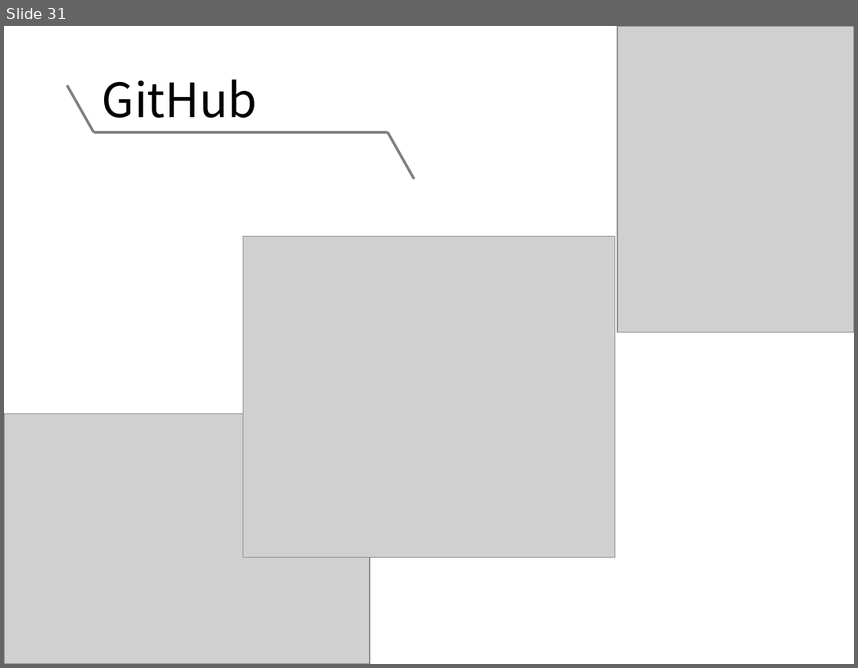
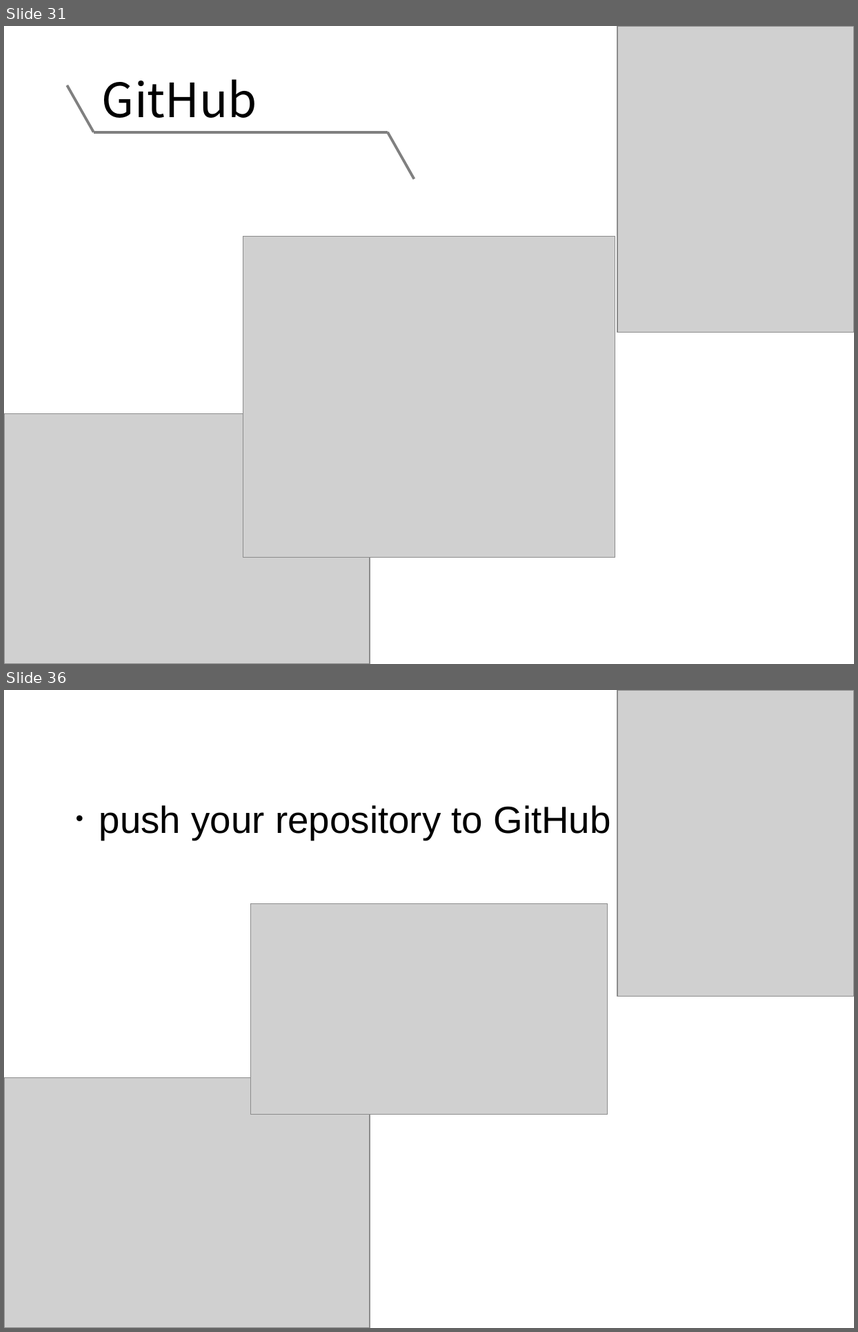
Before and after one commit to NCKU-BDA-2020/TA_Git_GitHub, a slide deck: TA_Class_III.pptx. Shown one above the other, each under a label of ours: slide 31 before the commit, slides 31 and 36 after it; the slides between them are not shown. The pictures are 858x668 and 858x1332 pixels, drawn with LibreOffice and Linux fonts; fonts in the diff are those of the drawing; grey boxes stand for pictures. Boxes give left, top, right and bottom in pixels: in the first picture for what was removed or moved away, otherwise in the second. Text is boxed around its words. In the diff, an @@ line names an element or a change of style, - is before the commit and + after.

```diff
--- a/TA_Class_III.pptx
+++ b/TA_Class_III.pptx
@@ slide 36 added at (4, 690, 854, 1328), background #FFFFFF @@
@@ picture added at (618, 690, 854, 996) @@
@@ text added at (61, 805, 611, 841), 32 pt, text #000000 @@
+．push your repository to GitHub
@@ picture added at (250, 903, 608, 1114) @@
@@ picture added at (4, 1078, 370, 1328) @@
```
Also in this commit, not shown: 6 slides changed, 18 other slides added, 7 slides removed, 1 other file.
